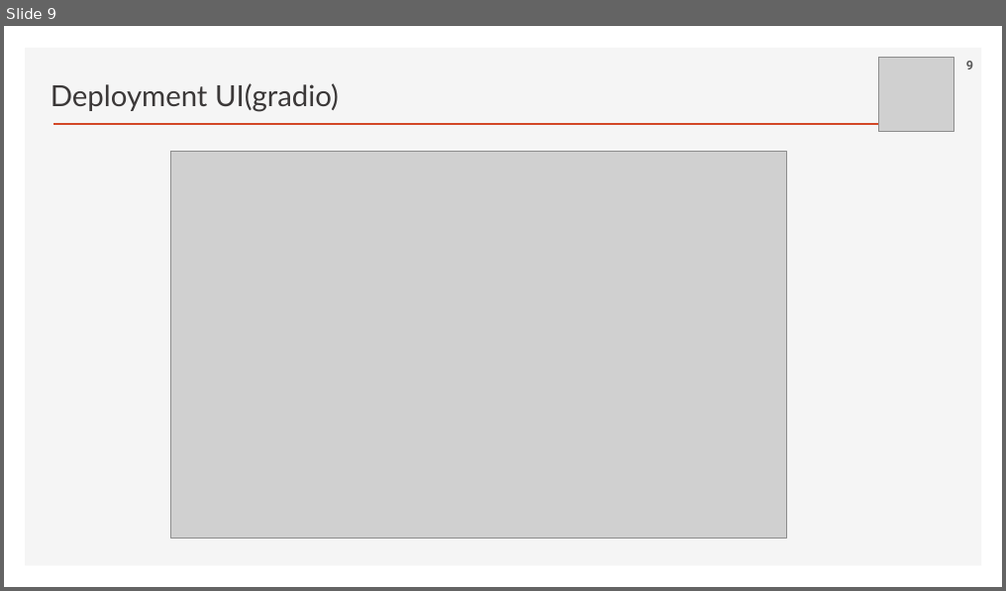
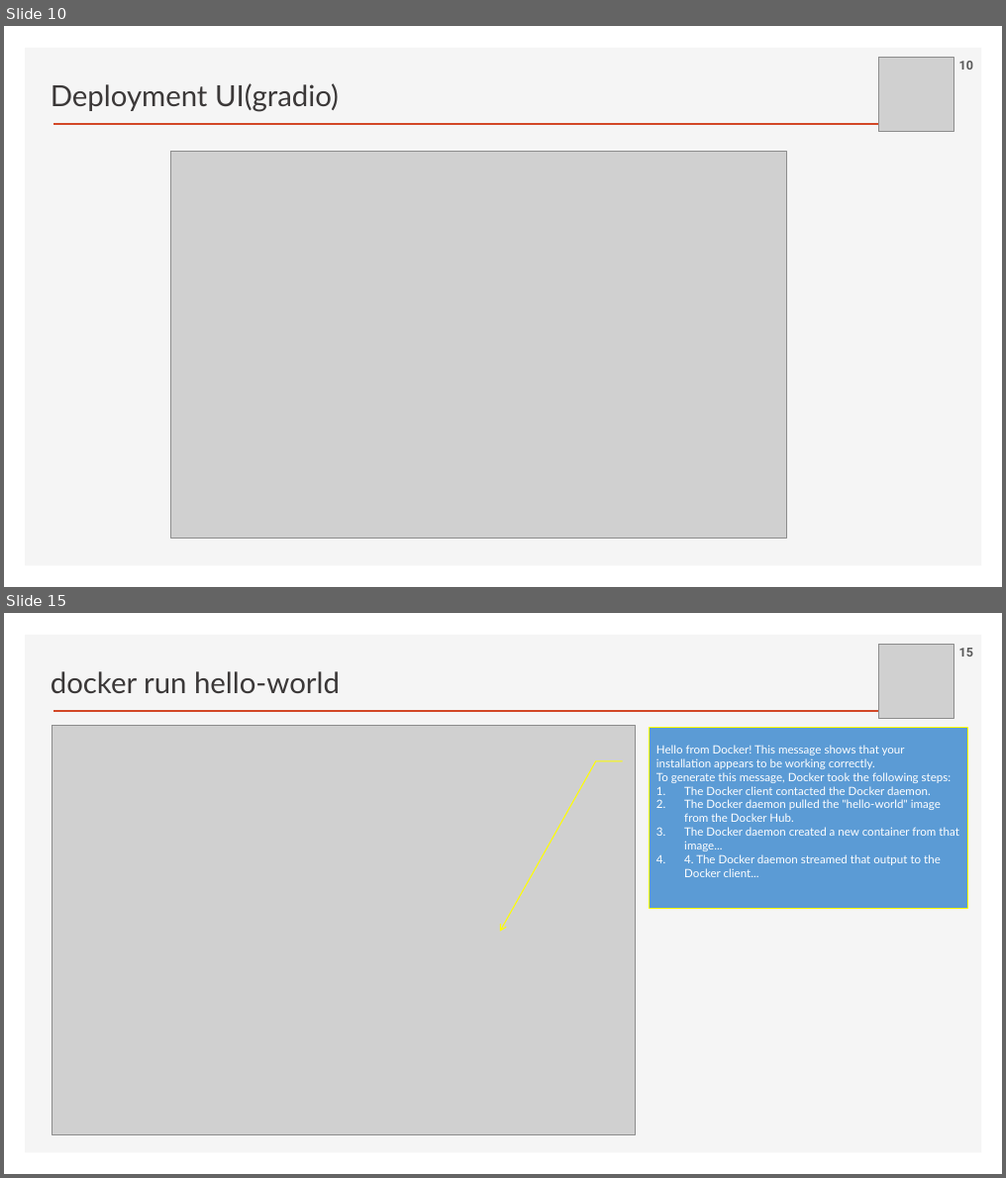
Before and after one commit to ancestor9/2026_Fall_Learning-Langchain-AI-Agent, a slide deck: PPTs/00_App Deployment.pptx. Shown one above the other, each under a label of ours: slide 9 before the commit, slides 10 and 15 after it; the slides between them are not shown. The pictures are 1006x591 and 1006x1178 pixels, drawn with LibreOffice and Linux fonts; fonts in the diff are those of the drawing; grey boxes stand for pictures; background and template pictures are left out. Boxes give left, top, right and bottom in pixels: in the first picture for what was removed or moved away, otherwise in the second. Text is boxed around its words. In the diff, an @@ line names an element or a change of style, - is before the commit and + after.

```diff
--- a/PPTs/00_App Deployment.pptx
+++ b/PPTs/00_App Deployment.pptx
@@ slide 15 added at [4, 613, 1002, 1174], background #FFFFFF; not listed: 2 template elements that a slide beside it also shows @@
@@ text added at [51, 671, 340, 693], 28 pt, text #3B3838 @@
+docker run hello-world
@@ picture added at [879, 644, 954, 719] @@
@@ page number added at [959, 648, 973, 657], 12 pt, text #595959, bold @@
+15
@@ picture added at [52, 725, 635, 1136] @@
@@ border callout added at [649, 728, 969, 909], fill #5B9BD5, outline #FFFF00 1 pt, 11 pt, text #FFFFFF @@
+Hello from Docker! This message shows that your installation appears to be working correctly.
+To generate this message, Docker took the following steps:
+1. The Docker client contacted the Docker daemon.
+2. The Docker daemon pulled the "hello-world" image from the Docker Hub.
+3. The Docker daemon created a new container from that image...
+4. 4. The Docker daemon streamed that output to the Docker client...
@@ what was slide 9 is now slide 10 @@
@@ page number at [959, 61, 973, 70]: text changed @@
-9
+10
```
Also in this commit, not shown: 1 slide changed, 7 other slides added, 1 other file.
